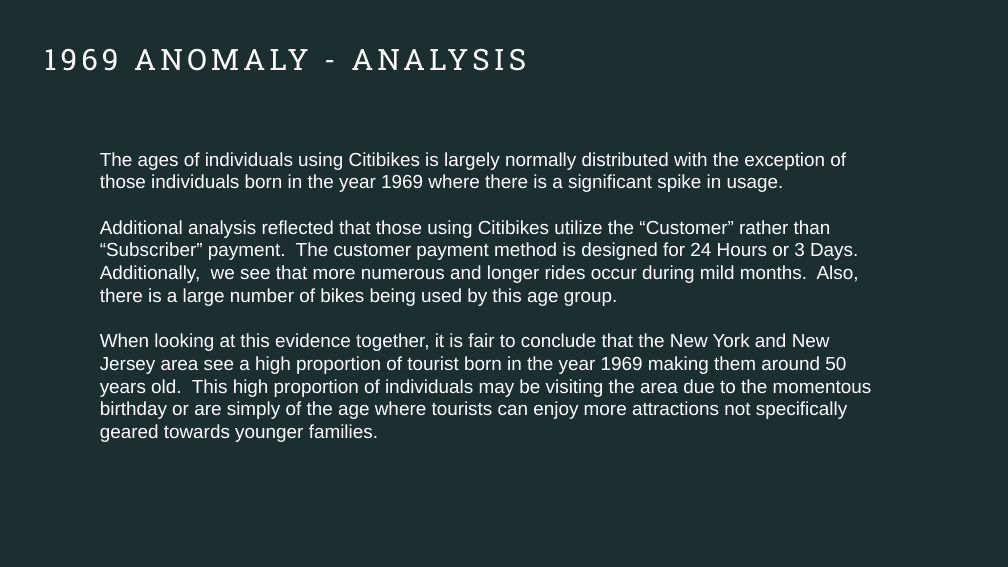
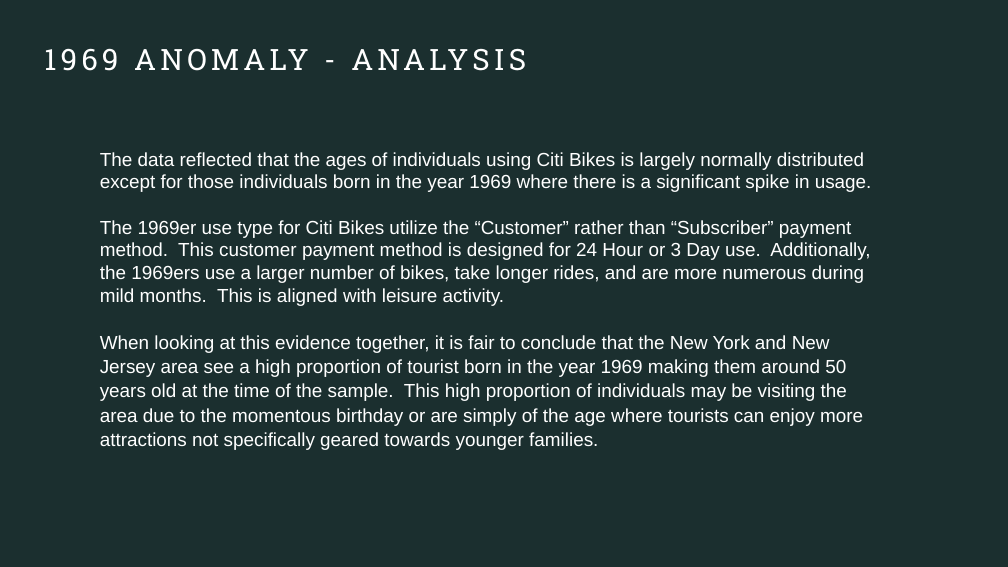
Before and after one commit to LJeanParrish/Tableau_Challenge, a slide deck: slide 3 of CitiBikes_Analysis.pptx. Drawn at 1008x567 pixels with LibreOffice and Linux fonts; fonts in the diff are those of the drawing. Boxes give left, top, right and bottom in pixels: in the first picture for what was removed or moved away, otherwise in the second. Text is boxed around its words. In the diff, an @@ line names an element or a change of style, - is before the commit and + after.

Commit message:
updates to powerpoint analysis

```diff
--- a/CitiBikes_Analysis.pptx
+++ b/CitiBikes_Analysis.pptx
@@ text at [100, 152, 872, 450]: text changed @@
-The ages of individuals using Citibikes is largely normally distributed with the exception of those individuals born in the year 1969 where there is a significant spike in usage.
-Additional analysis reflected that those using Citibikes utilize the “Customer” rather than “Subscriber” payment. The customer payment method is designed for 24 Hours or 3 Days. Additionally, we see that more numerous and longer rides occur during mild months. Also, there is a large number of bikes being used by this age group.
-When looking at this evidence together, it is fair to conclude that the New York and New Jersey area see a high proportion of tourist born in the year 1969 making them around 50 years old. This high proportion of individuals may be visiting the area due to the momentous birthday or are simply of the age where tourists can enjoy more attractions not specifically geared towards younger families.
+The data reflected that the ages of individuals using Citi Bikes is largely normally distributed except for those individuals born in the year 1969 where there is a significant spike in usage.
+The 1969er use type for Citi Bikes utilize the “Customer” rather than “Subscriber” payment method. This customer payment method is designed for 24 Hour or 3 Day use. Additionally, the 1969ers use a larger number of bikes, take longer rides, and are more numerous during mild months. This is aligned with leisure activity.
+When looking at this evidence together, it is fair to conclude that the New York and New Jersey area see a high proportion of tourist born in the year 1969 making them around 50 years old at the time of the sample. This high proportion of individuals may be visiting the area due to the momentous birthday or are simply of the age where tourists can enjoy more attractions not specifically geared towards younger families.
```
Also in this commit, not shown: 2 other slides changed, 1 other file.
